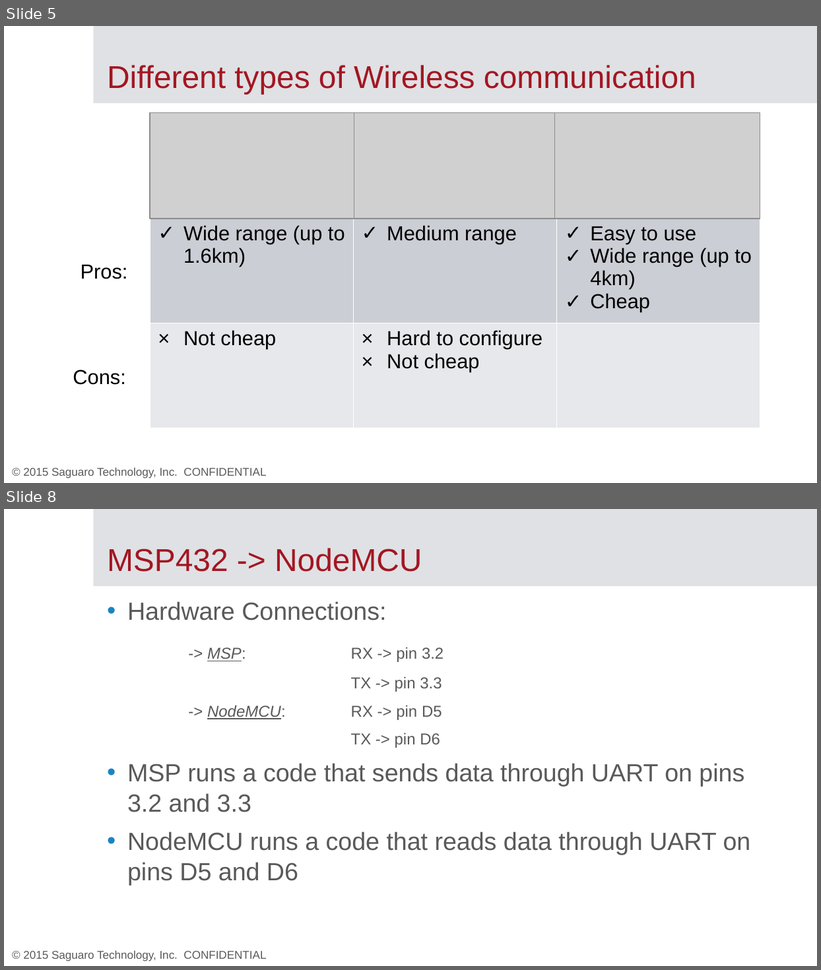
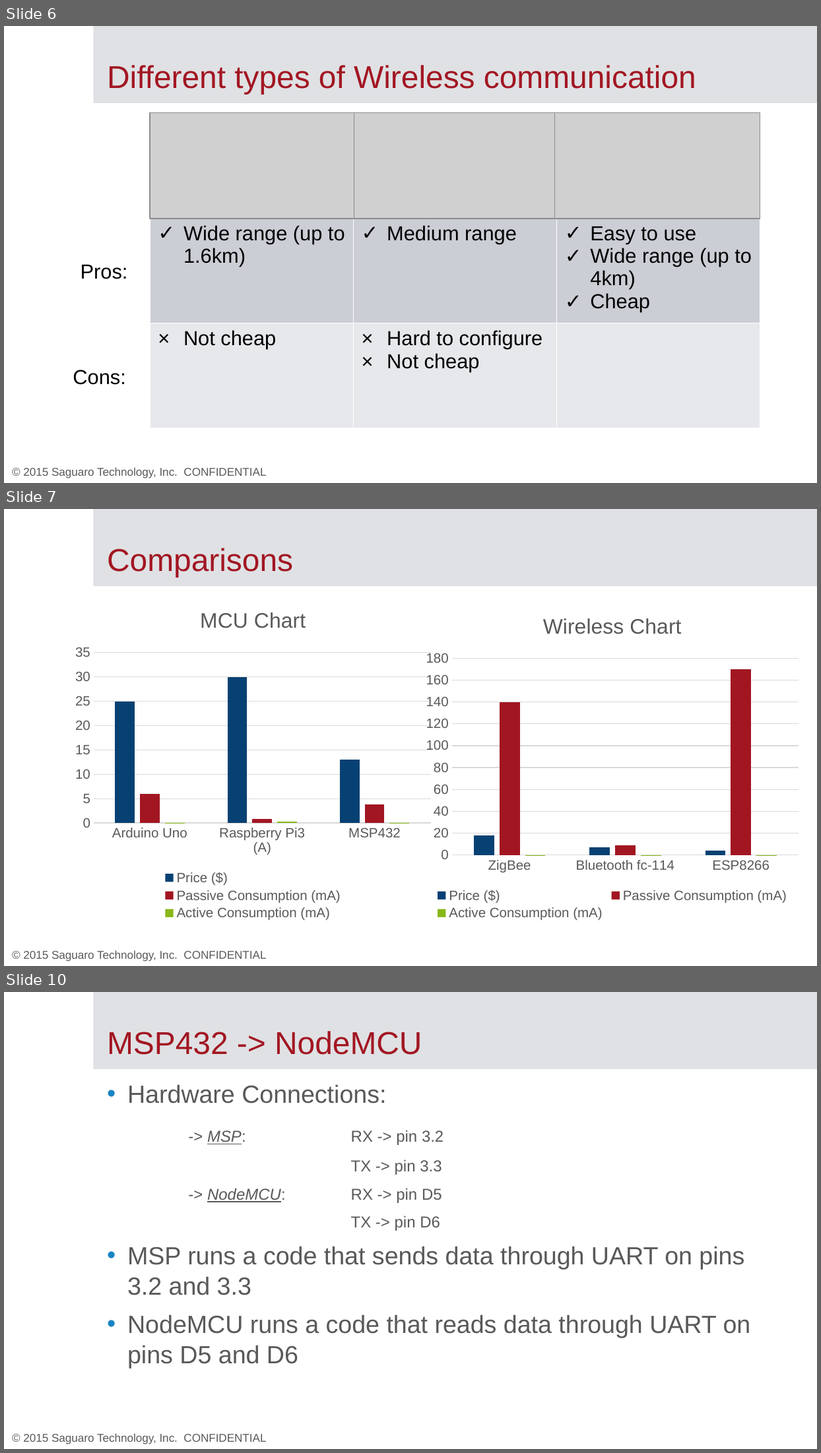
Before and after one commit to mememihnea/LicentaCod, a slide deck: Documentatie/Template.pptx. Shown one above the other, each under a label of ours: slides 5 and 8 before the commit, slides 6, 7 and 10 after it; the slides between them are not shown. The pictures are 821x970 and 821x1453 pixels, drawn with LibreOffice and Linux fonts; fonts in the diff are those of the drawing; grey boxes stand for pictures; background and template pictures are left out. Boxes give left, top, right and bottom in pixels: in the first picture for what was removed or moved away, otherwise in the second. Text is boxed around its words. In the diff, an @@ line names an element or a change of style, - is before the commit and + after.

```diff
--- a/Documentatie/Template.pptx
+++ b/Documentatie/Template.pptx
@@ slide 7 added at (x1=4, y1=509, x2=817, y2=966), background #FFFFFF; not listed: 2 template elements that a slide beside it also shows @@
@@ title added at (x1=107, y1=548, x2=293, y2=577), 28 pt, text #A21622 @@
+Comparisons
@@ column chart added at (x1=68, y1=592, x2=439, y2=925) @@
+title "MCU Chart "
+categories: Arduino Uno, Raspberry Pi3 (A), MSP432
+Price ($): 25, 30, 13
+Passive Consumption (mA): 6, 0.8, 3.8
+Active Consumption (mA): 0, 0.3, 0
@@ column chart added at (x1=418, y1=597, x2=807, y2=925) @@
+title "Wireless Chart "
+categories: ZigBee, Bluetooth fc-114, ESP8266
+Price ($): 18, 7, 4
+Passive Consumption (mA): 140, 9, 170
+Active Consumption (mA): 0, 0, 0
@@ what was slide 5 is now slide 6 @@
@@ what was slide 8 is now slide 10 @@
```
Also in this commit, not shown: 5 slides changed, 2 other slides added, 1 slide removed.
